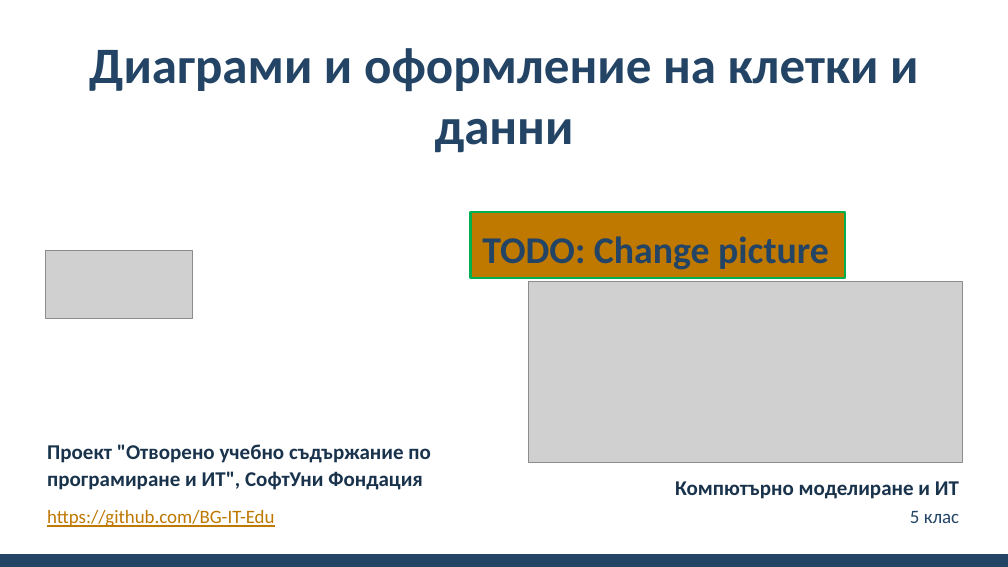
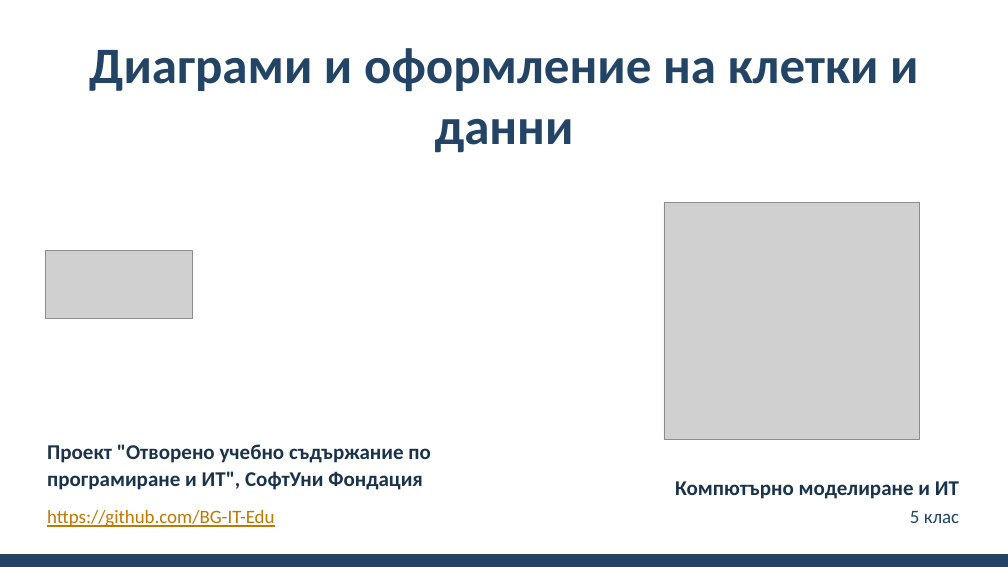
Before and after one commit to BG-IT-Edu/School-Programming, a slide deck: slide 1 of Courses/Computer-Modeling-and-IT/Computer-Modeling-and-IT-5-Class/29-Charts-and-Layout-of-Cells-and-Data/29-Charts-and-Layout-of-Cells-and-Data.pptx. Drawn at 1008x567 pixels with LibreOffice and Linux fonts; fonts in the diff are those of the drawing; grey boxes stand for pictures; background and template pictures are left out. Boxes give left, top, right and bottom in pixels: in the first picture for what was removed or moved away, otherwise in the second. Text is boxed around its words. In the diff, an @@ line names an element or a change of style, - is before the commit and + after.

```diff
--- a/Courses/Computer-Modeling-and-IT/Computer-Modeling-and-IT-5-Class/29-Charts-and-Layout-of-Cells-and-Data/29-Charts-and-Layout-of-Cells-and-Data.pptx
+++ b/Courses/Computer-Modeling-and-IT/Computer-Modeling-and-IT-5-Class/29-Charts-and-Layout-of-Cells-and-Data/29-Charts-and-Layout-of-Cells-and-Data.pptx
@@ picture added at (x1=664, y1=203, x2=919, y2=440) @@
@@ rectangle removed at (x1=470, y1=212, x2=845, y2=278) @@
-TODO: Change picture
@@ picture removed at (x1=529, y1=281, x2=963, y2=462) @@
```
